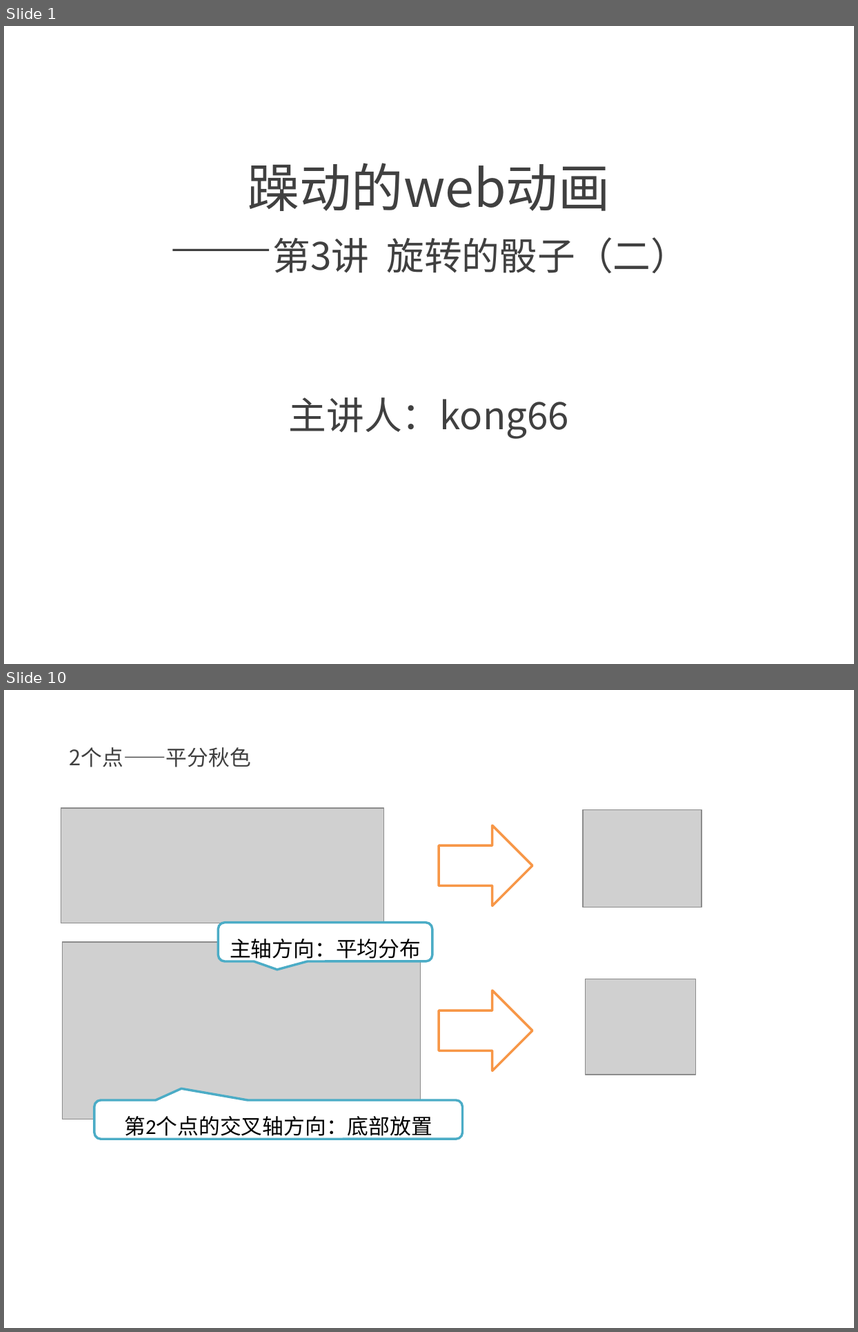
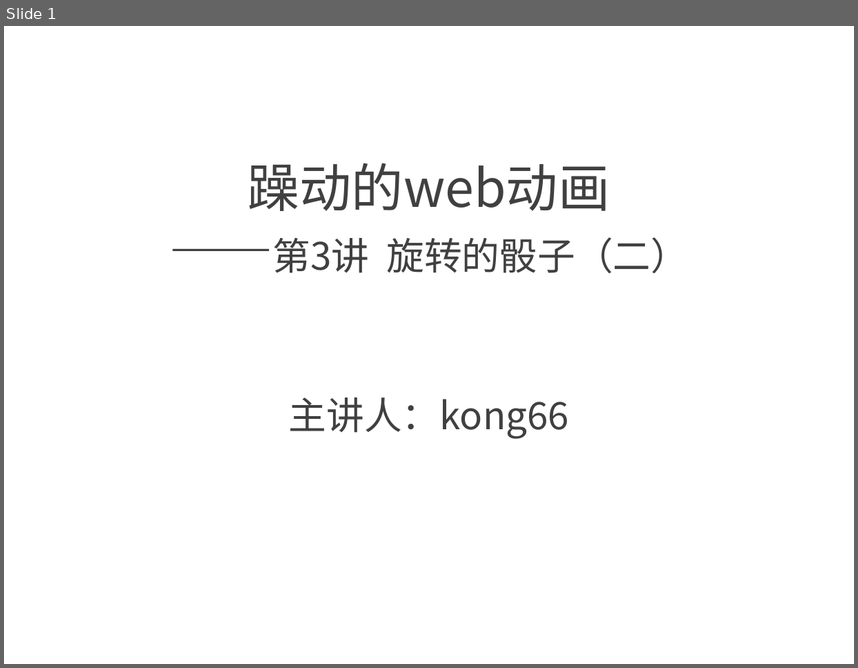
Before and after one commit to kong66/webAni, a slide deck: 3-dice2/dice.pptx. Shown one above the other, each under a label of ours: slides 1 and 10 before the commit, slide 1 after it; the slides between them are not shown. The pictures are 858x1332 and 858x668 pixels, drawn with LibreOffice and Linux fonts; fonts in the diff are those of the drawing; grey boxes stand for pictures. Boxes give left, top, right and bottom in pixels: in the first picture for what was removed or moved away, otherwise in the second. Text is boxed around its words. In the diff, an @@ line names an element or a change of style, - is before the commit and + after.

```diff
--- a/3-dice2/dice.pptx
+++ b/3-dice2/dice.pptx
@@ slide 10 removed at (4, 690, 854, 1328), background #FFFFFF @@
@@ text removed at (69, 747, 250, 767) @@
-2个点——平分秋色
@@ picture removed at (61, 808, 384, 923) @@
@@ picture removed at (583, 810, 702, 907) @@
@@ right arrow removed at (439, 825, 532, 905) @@
@@ rounded speech box removed at (218, 922, 432, 961) @@
-主轴方向：平均分布
@@ picture removed at (63, 942, 421, 1118) @@
@@ picture removed at (586, 979, 696, 1075) @@
@@ right arrow removed at (439, 990, 532, 1070) @@
@@ rounded speech box removed at (94, 1100, 462, 1138) @@
-第2个点的交叉轴方向：底部放置
```
Also in this commit, not shown: 5 slides changed, 7 slides added, 26 other slides removed, 3 other files.
